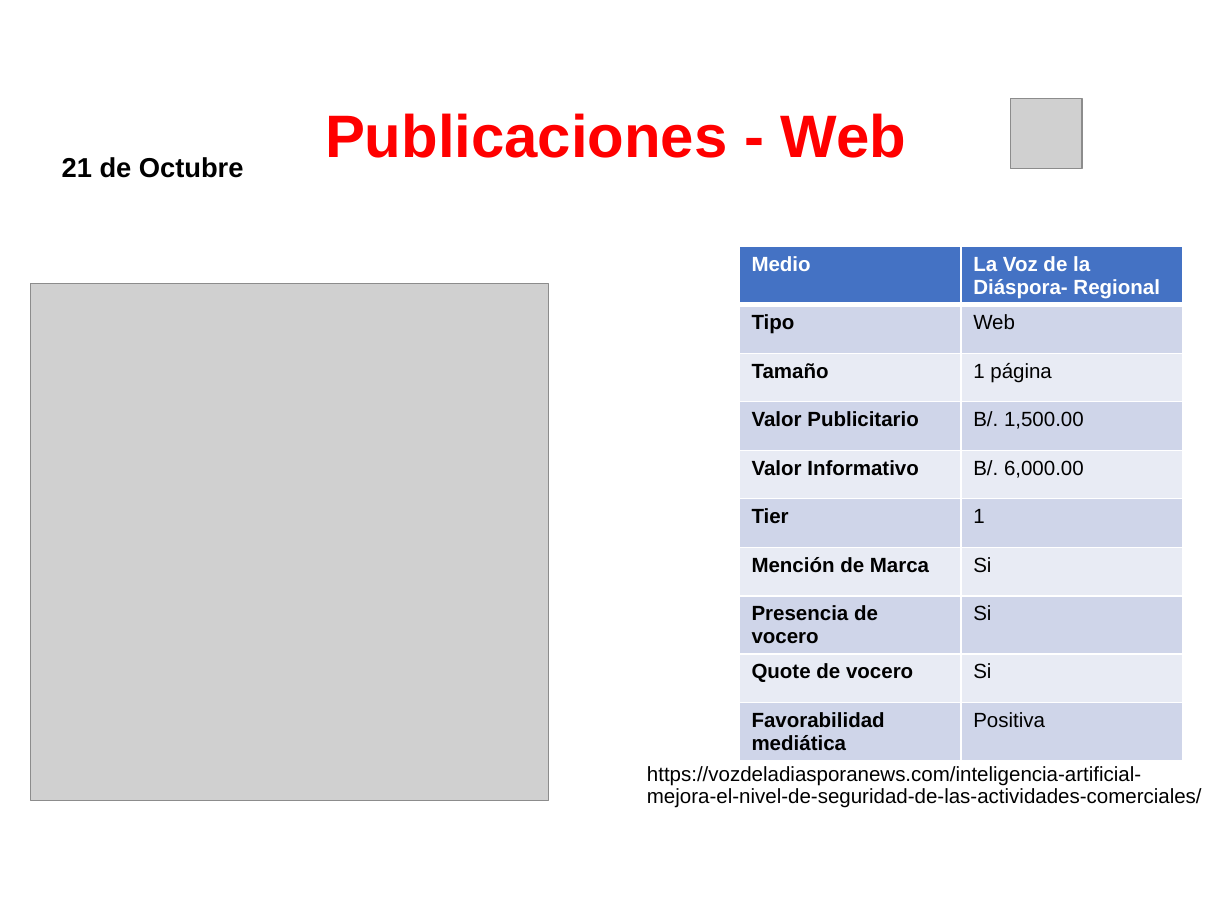
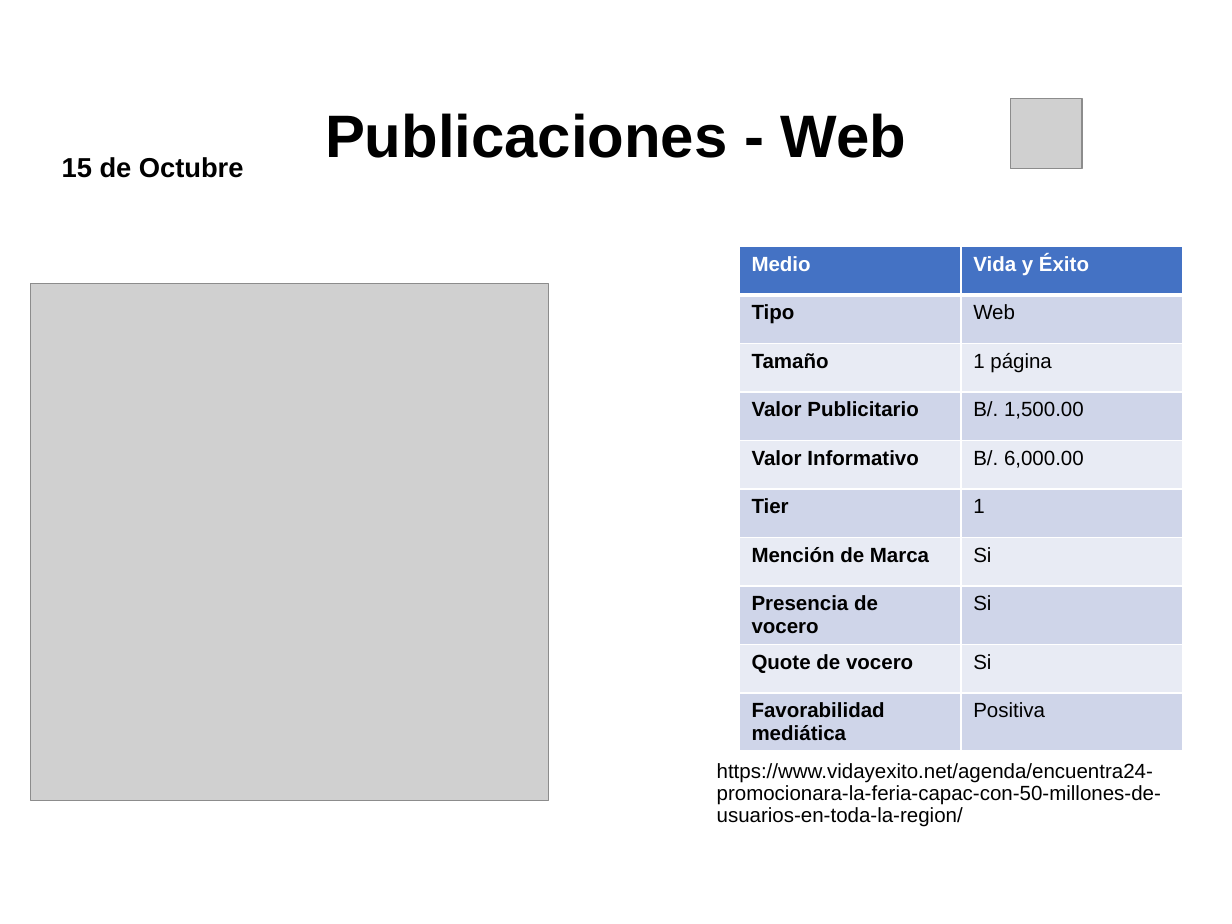
Before and after one commit to dgarci23/Report-Generator, a slide deck: slide 9 of Presentacion Terminada.pptx (slide 12 before the commit). Drawn at 1232x924 pixels with LibreOffice and Linux fonts; fonts in the diff are those of the drawing; grey boxes stand for pictures; background and template pictures are left out. Boxes give left, top, right and bottom in pixels: in the first picture for what was removed or moved away, otherwise in the second. Text is boxed around its words. In the diff, an @@ line names an element or a change of style, - is before the commit and + after.

```diff
--- a/Presentacion Terminada.pptx
+++ b/Presentacion Terminada.pptx
@@ title "Publicaciones - Web" at <box>325,113,906,158</box>: text colour #FF0000 to #000000 @@
@@ text at <box>62,157,244,178</box>: text changed @@
-21 de Octubre
+15 de Octubre
@@ table at <box>739,246,1183,745</box> @@
-row 1, column 2: La Voz de la Diáspora- Regional
+row 1, column 2: Vida y Éxito
@@ text at <box>717,763,1161,827</box>: text changed @@
-https://vozdeladiasporanews.com/inteligencia-artificial-mejora-el-nivel-de-seguridad-de-las-actividades-comerciales/
+https://www.vidayexito.net/agenda/encuentra24-promocionara-la-feria-capac-con-50-millones-de-usuarios-en-toda-la-region/
```
Also in this commit, not shown: 21 other slides changed, 6 slides removed, 5 other files.
